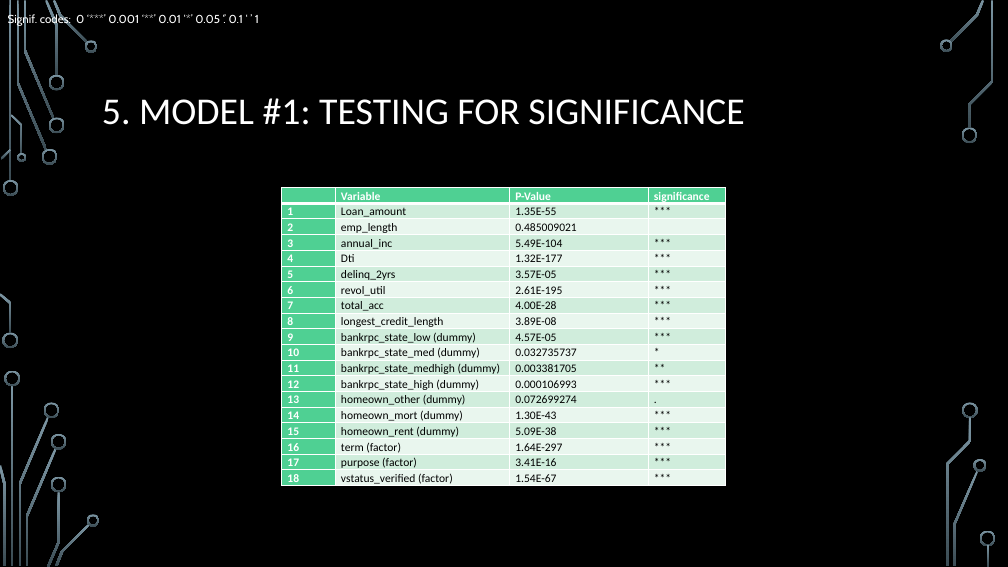
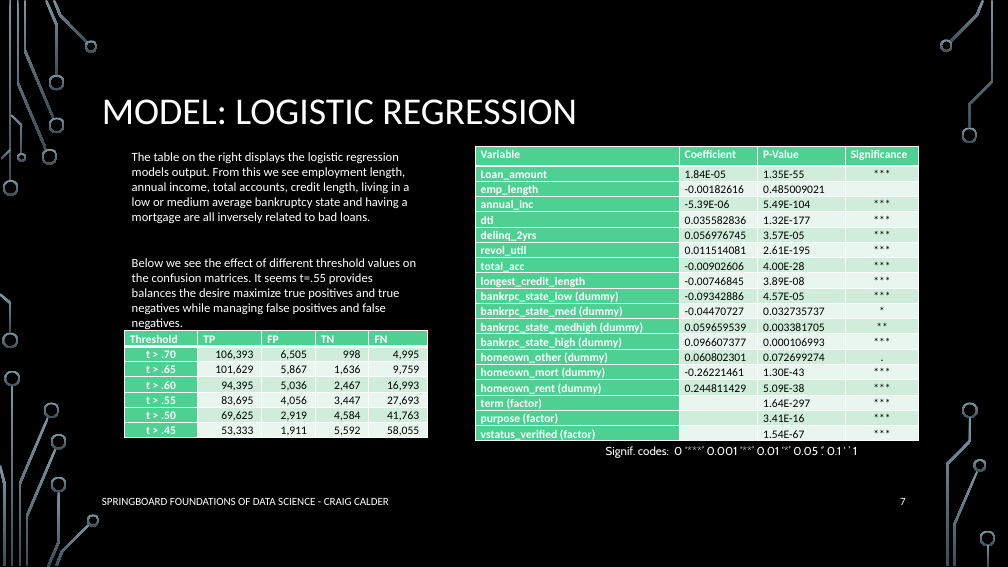
Before and after one commit to clcinpdx/datascience, a slide deck: slide 7 of capstone/Calder-Capstone-Models_LOGREG_TREE.pptx (slide 10 before the commit). Drawn at 1008x567 pixels with LibreOffice and Linux fonts; fonts in the diff are those of the drawing; background and template pictures are left out. Boxes give left, top, right and bottom in pixels: in the first picture for what was removed or moved away, otherwise in the second. Text is boxed around its words. In the diff, an @@ line names an element or a change of style, - is before the commit and + after.

```diff
--- a/capstone/Calder-Capstone-Models_LOGREG_TREE.pptx
+++ b/capstone/Calder-Capstone-Models_LOGREG_TREE.pptx
@@ title at box(102, 99, 576, 125): text changed @@
-5. MODEL #1: TESTING FOR SIGNIFICANCE
+MODEL: LOGISTIC REGRESSION
@@ table at box(476, 146, 920, 445) @@
-row 1:  | Variable | P-Value | significance
+row 1: Variable | Coefficient | P-Value | Significance
-row 2, column 1: 1
+row 2, column 1: Loan_amount
-row 2, column 2: Loan_amount
+row 2, column 2: 1.84E-05
-row 3, column 1: 2
+row 3, column 1: emp_length
-row 3, column 2: emp_length
+row 3, column 2: -0.00182616
-row 4, column 1: 3
+row 4, column 1: annual_inc
-row 4, column 2: annual_inc
+row 4, column 2: -5.39E-06
-row 5, column 1: 4
+row 5, column 1: dti
-row 5, column 2: Dti
+row 5, column 2: 0.035582836
-row 6, column 1: 5
+row 6, column 1: delinq_2yrs
-row 6, column 2: delinq_2yrs
+row 6, column 2: 0.056976745
-row 7, column 1: 6
+row 7, column 1: revol_util
-row 7, column 2: revol_util
+row 7, column 2: 0.011514081
-row 8, column 1: 7
+row 8, column 1: total_acc
-row 8, column 2: total_acc
+row 8, column 2: -0.00902606
-row 9, column 1: 8
+row 9, column 1: longest_credit_length
-row 9, column 2: longest_credit_length
+row 9, column 2: -0.00746845
-row 10, column 1: 9
+row 10, column 1: bankrpc_state_low (dummy)
-row 10, column 2: bankrpc_state_low (dummy)
+row 10, column 2: -0.09342886
-row 11, column 1: 10
+row 11, column 1: bankrpc_state_med (dummy)
-row 11, column 2: bankrpc_state_med (dummy)
+row 11, column 2: -0.04470727
-row 12, column 1: 11
+row 12, column 1: bankrpc_state_medhigh (dummy)
-row 12, column 2: bankrpc_state_medhigh (dummy)
+row 12, column 2: 0.059659539
-row 13, column 1: 12
+row 13, column 1: bankrpc_state_high (dummy)
-row 13, column 2: bankrpc_state_high (dummy)
+row 13, column 2: 0.096607377
-row 14, column 1: 13
+row 14, column 1: homeown_other (dummy)
-row 14, column 2: homeown_other (dummy)
+row 14, column 2: 0.060802301
-row 15, column 1: 14
+row 15, column 1: homeown_mort (dummy)
-row 15, column 2: homeown_mort (dummy)
+row 15, column 2: -0.26221461
-row 16, column 1: 15
+row 16, column 1: homeown_rent (dummy)
-row 16, column 2: homeown_rent (dummy)
+row 16, column 2: 0.244811429
-row 17, column 1: 16
+row 17, column 1: term (factor)
-row 17, column 2: term (factor)
+row 17, column 2: 
-row 18, column 1: 17
+row 18, column 1: purpose (factor)
-row 18, column 2: purpose (factor)
+row 18, column 2: 
-row 19, column 1: 18
+row 19, column 1: vstatus_verified (factor)
-row 19, column 2: vstatus_verified (factor)
+row 19, column 2: 
@@ alignment left to centre @@
@@ table: place and size @@
-table at box(282, 188, 727, 488)
+table at box(476, 146, 920, 445)
@@ text added at box(132, 152, 416, 331), 12 pt, text #FFFFFF @@
+The table on the right displays the logistic regression models output. From this we see employment length, annual income, total accounts, credit length, living in a low or medium average bankruptcy state and having a mortgage are all inversely related to bad loans.
+Below we see the effect of different threshold values on the confusion matrices. It seems t=.55 provides balances the desire maximize true positives and true negatives while managing false positives and false negatives.
@@ table added at box(124, 331, 428, 442), 7 rows, 5 columns @@
+Threshold | TP | FP | TN | FN
+t > .70 | 106,393 | 6,505 | 998 | 4,995
+t > .65 | 101,629 | 5,867 | 1,636 | 9,759
+t > .60 | 94,395 | 5,036 | 2,467 | 16,993
+t > .55 | 83,695 | 4,056 | 3,447 | 27,693
+t > .50 | 69,625 | 2,919 | 4,584 | 41,763
+t > .45 | 53,333 | 1,911 | 5,592 | 58,055
@@ text "Signif. codes: 0 ‘***’ 0.001 ...": place and size @@
-text "Signif. codes: 0 ‘***’ 0.001 ..." at box(8, 13, 259, 26)
+text "Signif. codes: 0 ‘***’ 0.001 ..." at box(606, 446, 857, 458)
@@ text added at box(102, 498, 389, 505), 10.5 pt, text #FFFFFF @@
+SPRINGBOARD FOUNDATIONS OF DATA SCIENCE - CRAIG CALDER
@@ page number added at box(900, 498, 906, 505), 10.5 pt, text #FFFFFF @@
+7
```
Also in this commit, not shown: 5 other slides changed, 5 slides added, 13 slides removed, 3 other files.
